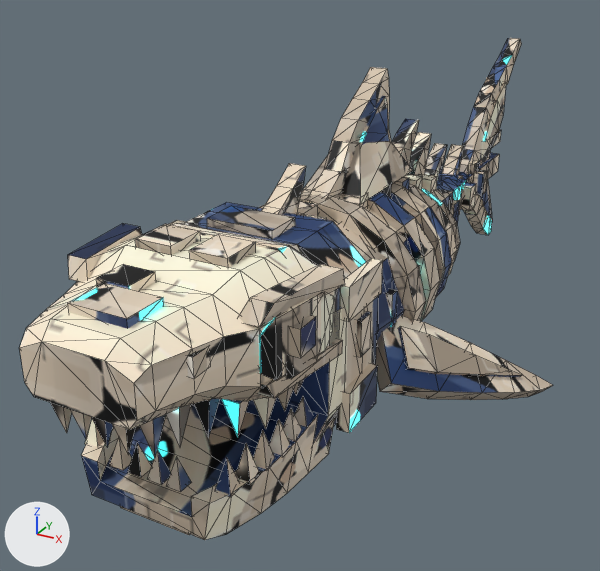
The Blender file assets/SkeletalShark/SkeletalShark.blend, before and after one commit.
Camera for both pictures: a 50 mm lens placed at (5.05, -12.08, 6.68), pointed at (-0.96, -1.16, 1.22). Every picture has the same lights, and +X, +Y and +Z are marked at lower left. The picture after the commit comes second. Mesh edges are drawn as thin lines.

Names of what the first picture shows: 'SkeletalShark'.
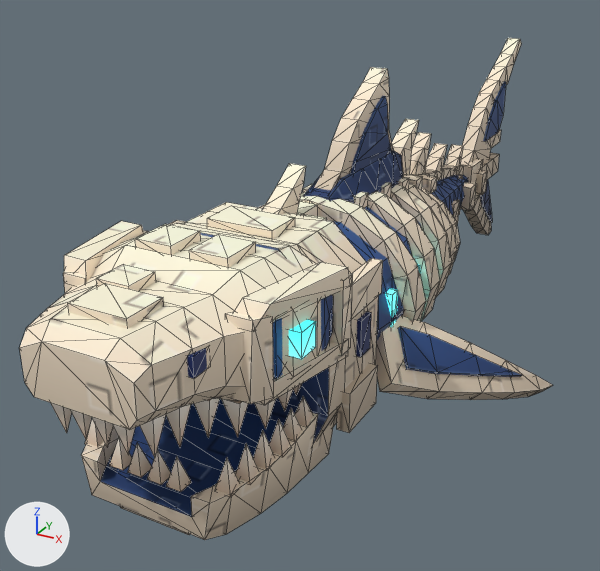
Scene script edits in JSON lines:
```json
{"block": "me_skeletalshark", "where": "# used by ob_skeletalshark; location = (0.0, 0.0, 0.0)"}
{"op": "remove", "block": "me_skeletalshark", "code": "me_skeletalshark.from_pydata(...)  # 1622 vertices, 2838 faces; spans x -3.17..3.17, y -7.2..7.08, z 0.03..4.68"}
{"op": "add", "block": "me_skeletalshark", "code": "me_skeletalshark.from_pydata(...)  # 1728 vertices, 3030 faces; spans x -3.17..3.17, y -7.2..7.08, z 0.03..4.68"}
{"block": "me_skeletalshark", "change": "me_skeletalshark part 1: a new loose piece, a box spanning x 1.23..1.54, y -4.76..-4.53, z 2.28..3.18, in mat_m_skeletalshark"}
{"block": "me_skeletalshark", "change": "me_skeletalshark part 2: a new loose piece, a box spanning x 1.26..1.49, y -5.57..-5.26, z 2.61..2.91, in mat_m_skeletalshark"}
{"block": "me_skeletalshark", "change": "me_skeletalshark part 3: a new loose piece, a box spanning x -0.28..0.28, y 3.66..4.38, z 1.41..2.19, in mat_m_skeletalshark"}
{"block": "me_skeletalshark", "change": "me_skeletalshark part 4: the loose piece of 8 vertices spanning x 0.95..1.5, y -5.94..-4.62, z 3.08..3.3 is rebuilt with 8 vertices and now spans x 0.89..1.54, y -6.03..-4.59, z 3.06..3.32"}
{"block": "me_skeletalshark", "change": "me_skeletalshark part 5: the loose piece of 8 vertices spanning x -1.5..-0.95, y -5.94..-4.62, z 3.08..3.3 is rebuilt with 8 vertices and now spans x -1.54..-0.89, y -6.03..-4.59, z 3.06..3.32"}
{"block": "me_skeletalshark", "change": "me_skeletalshark part 6: the loose piece of 8 vertices spanning x 1.0..1.49, y -5.88..-4.62, z 2.23..2.4 is rebuilt with 8 vertices and now spans x 0.95..1.54, y -5.94..-4.59, z 2.2..2.41"}
{"block": "me_skeletalshark", "change": "me_skeletalshark part 7: a new loose piece of 36 vertices spanning x -0.41..0.41, y -2.43..0.12, z 2.7..3.39, in mat_m_skeletalshark"}
{"block": "me_skeletalshark", "change": "me_skeletalshark part 8: the loose piece of 8 vertices spanning x 1.32..1.46, y -5.55..-5.22, z 2.61..2.94 is deleted"}
{"block": "me_skeletalshark", "change": "me_skeletalshark part 9: 19 vertices moved from x -0.15..0.15, y 0.09..4.62, z 1.38..3.0 to x -0.15..0.15, y 0.09..4.68, z 1.62..2.45; 29 vertices removed from x -0.48..0.48, y -2.64..4.62, z 1.67..3.78; 59 vertices added at x -0.19..0.19, y -2.64..5.1, z 1.67..2.82"}
{"block": "me_skeletalshark", "change": "me_skeletalshark part 10: 16 vertices added at x -1.33..1.33, y -6.09..-5.86, z 2.28..3.18"}
{"block": "me_skeletalshark", "change": "me_skeletalshark part 11: 2557 kept faces spanning x -3.17..3.17, y -7.2..7.08, z 0.03..4.68 get new texture (UV) coordinates"}
{"block": "me_skeletalshark", "change": "other edits to the shape of me_skeletalshark do not show in these pictures"}
```

Boxes [x1, y1, x2, y2] around the edits, measured in the pictures (600 x 571 px; the box of a moved part takes in the faces that stretch with it):
```json
{"part": 1, "of": "me_skeletalshark", "change": "added", "after": [331, 273, 353, 356]}
{"part": 2, "of": "me_skeletalshark", "change": "added", "after": [289, 319, 316, 359], "on screen": "cyan"}
{"part": 3, "of": "me_skeletalshark", "change": "added", "after": [460, 158, 483, 199]}
{"part": 4, "of": "me_skeletalshark", "change": "rebuilt", "before": [239, 264, 345, 327], "after": [234, 262, 349, 322]}
{"part": 5, "of": "me_skeletalshark", "change": "rebuilt", "before": [68, 223, 142, 282], "after": [64, 221, 144, 281]}
{"part": 6, "of": "me_skeletalshark", "change": "rebuilt", "before": [258, 339, 343, 398], "after": [255, 342, 348, 405], "on screen": "9% wider, 7% taller"}
{"part": 7, "of": "me_skeletalshark", "change": "added", "after": [304, 151, 403, 203], "on screen": "blue"}
{"part": 8, "of": "me_skeletalshark", "change": "deleted", "before": [290, 315, 316, 358]}
{"part": 9, "of": "me_skeletalshark", "change": "moved or reshaped", "before": [301, 141, 459, 204], "after": [332, 144, 466, 189]}
{"part": 10, "of": "me_skeletalshark", "change": "added", "after": [63, 270, 274, 404]}
{"part": 11, "of": "me_skeletalshark", "change": "surface changed", "before": [28, 38, 551, 540], "after": [28, 38, 551, 540]}
```
